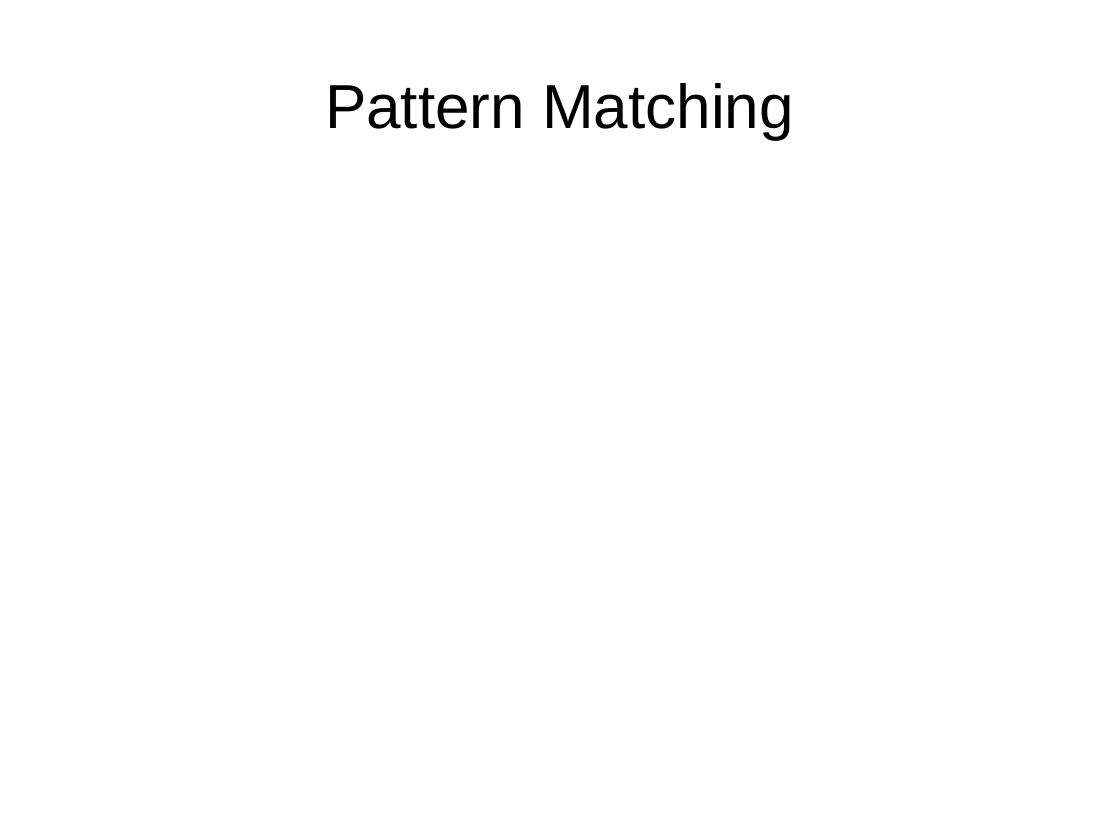
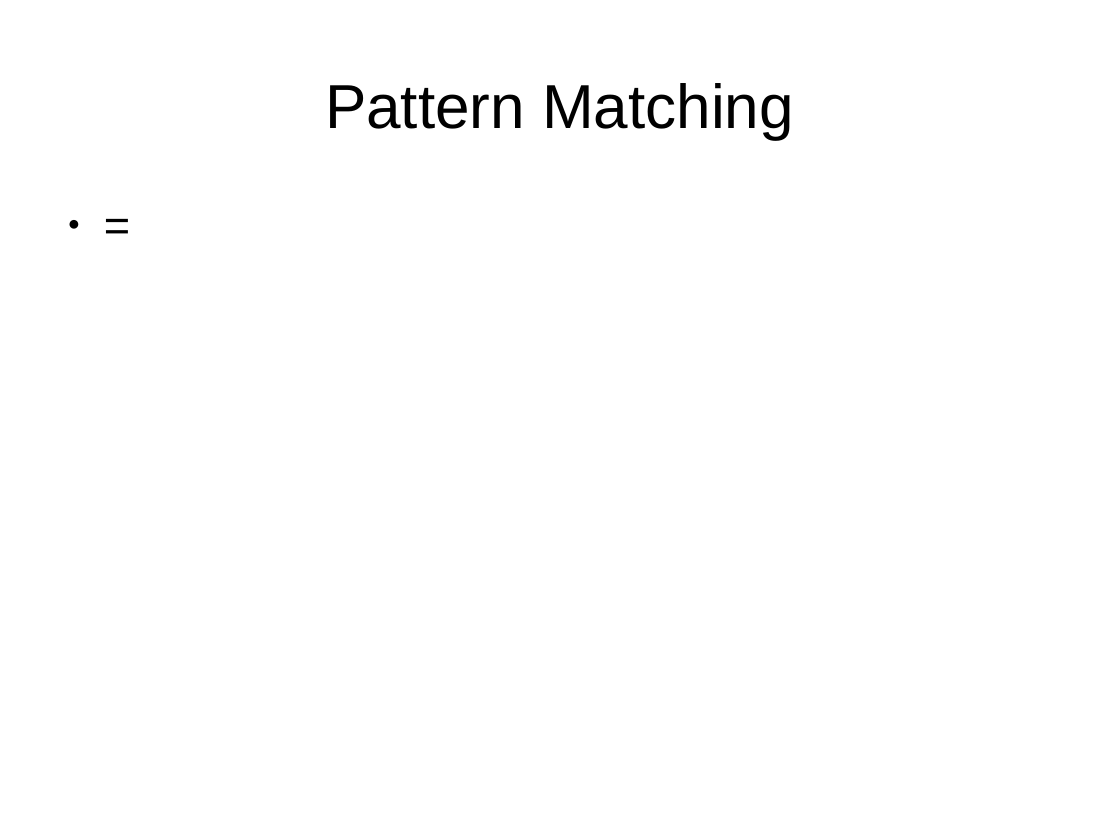
Before and after one commit to ramortegui/talks, a slide deck: slide 9 of Intro-Elixir-FPYYC.odp. Drawn at 1120x840 pixels with LibreOffice and Linux fonts; fonts in the diff are those of the drawing. Boxes give left, top, right and bottom in pixels: in the first picture for what was removed or moved away, otherwise in the second. Text is boxed around its words. In the diff, an @@ line names an element or a change of style, - is before the commit and + after.

```diff
--- a/Intro-Elixir-FPYYC.odp
+++ b/Intro-Elixir-FPYYC.odp
@@ text added at [56, 196, 1064, 683], 32 pt, text #000000 @@
+● =
```
Also in this commit, not shown: 1 other slide changed, 2 slides added.
